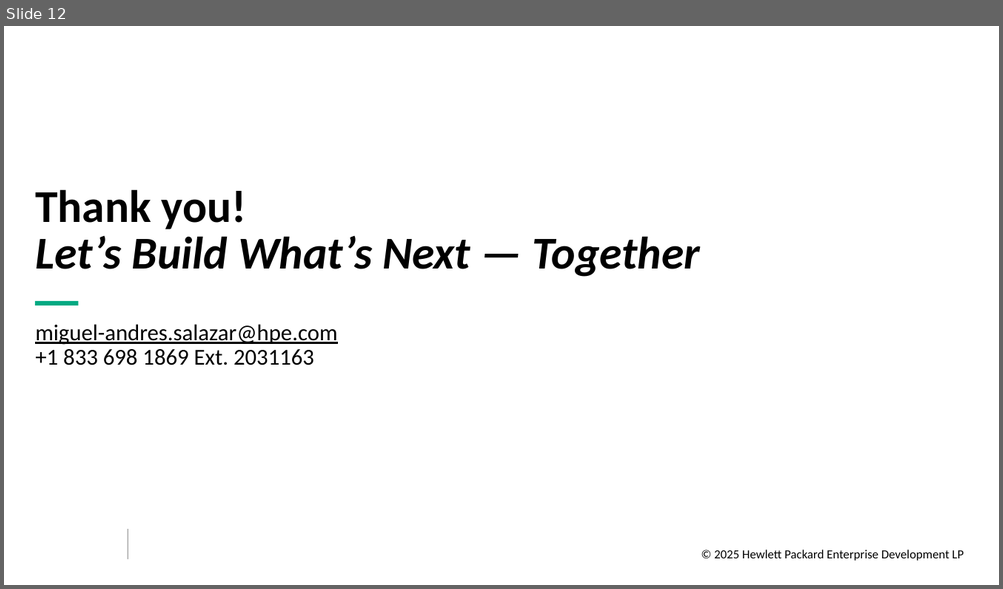
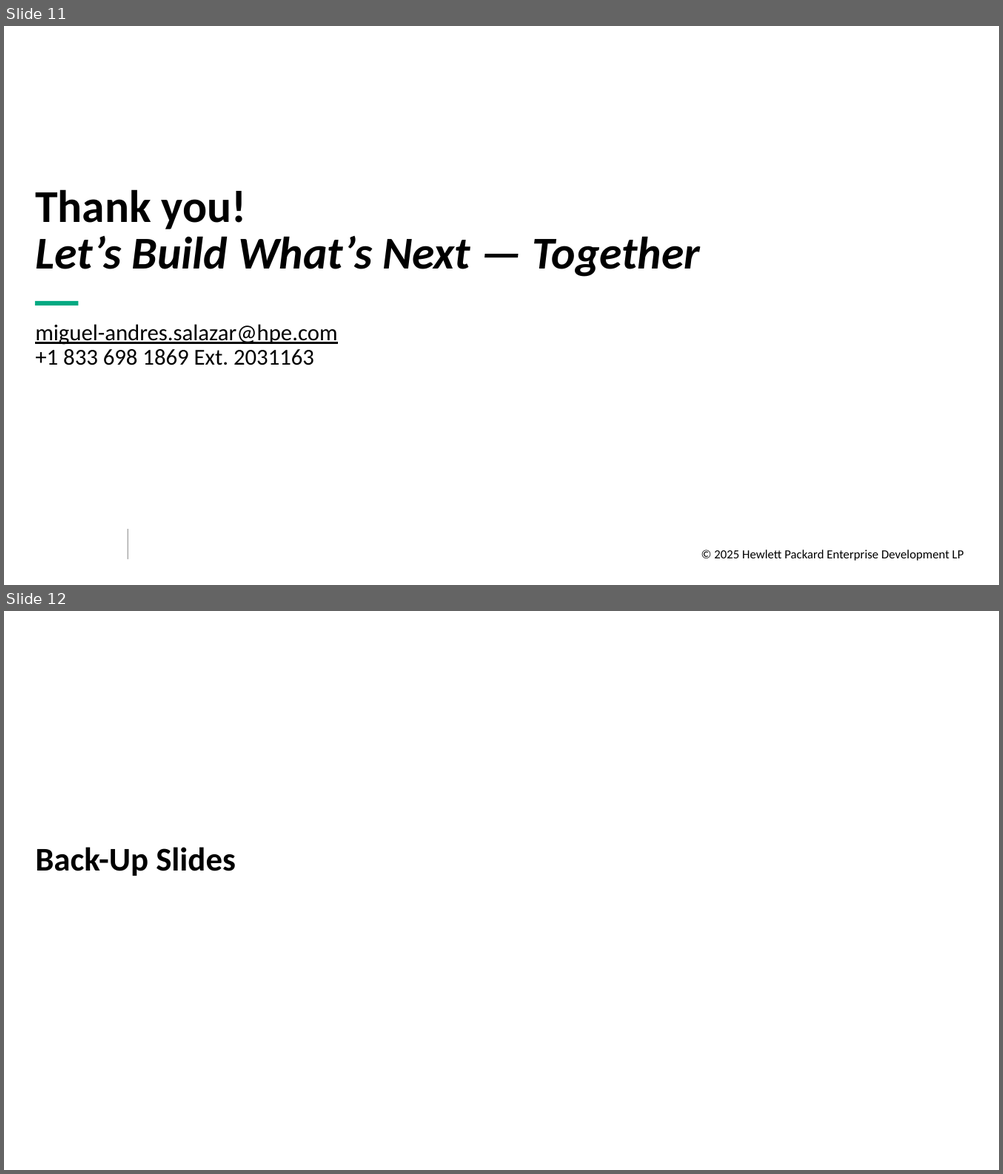
Before and after one commit to miguelsa12/rag-project, a slide deck: slides/architecture.pptx. Shown one above the other, each under a label of ours: slide 12 before the commit, slides 11 and 12 after it. The pictures are 1003x589 and 1003x1174 pixels, drawn with LibreOffice and Linux fonts; fonts in the diff are those of the drawing; background and template pictures are left out. Boxes give left, top, right and bottom in pixels: in the first picture for what was removed or moved away, otherwise in the second. Text is boxed around its words. In the diff, an @@ line names an element or a change of style, - is before the commit and + after.

```diff
--- a/slides/architecture.pptx
+++ b/slides/architecture.pptx
@@ slide 12 added at (4,611,999,1170), background #FFFFFF @@
@@ title added at (35,847,236,876), 32 pt, text #000000, bold @@
+Back-Up Slides
@@ what was slide 12 is now slide 11 @@
```
Also in this commit, not shown: 3 slides changed, 1 other slide added, 10 other files.
